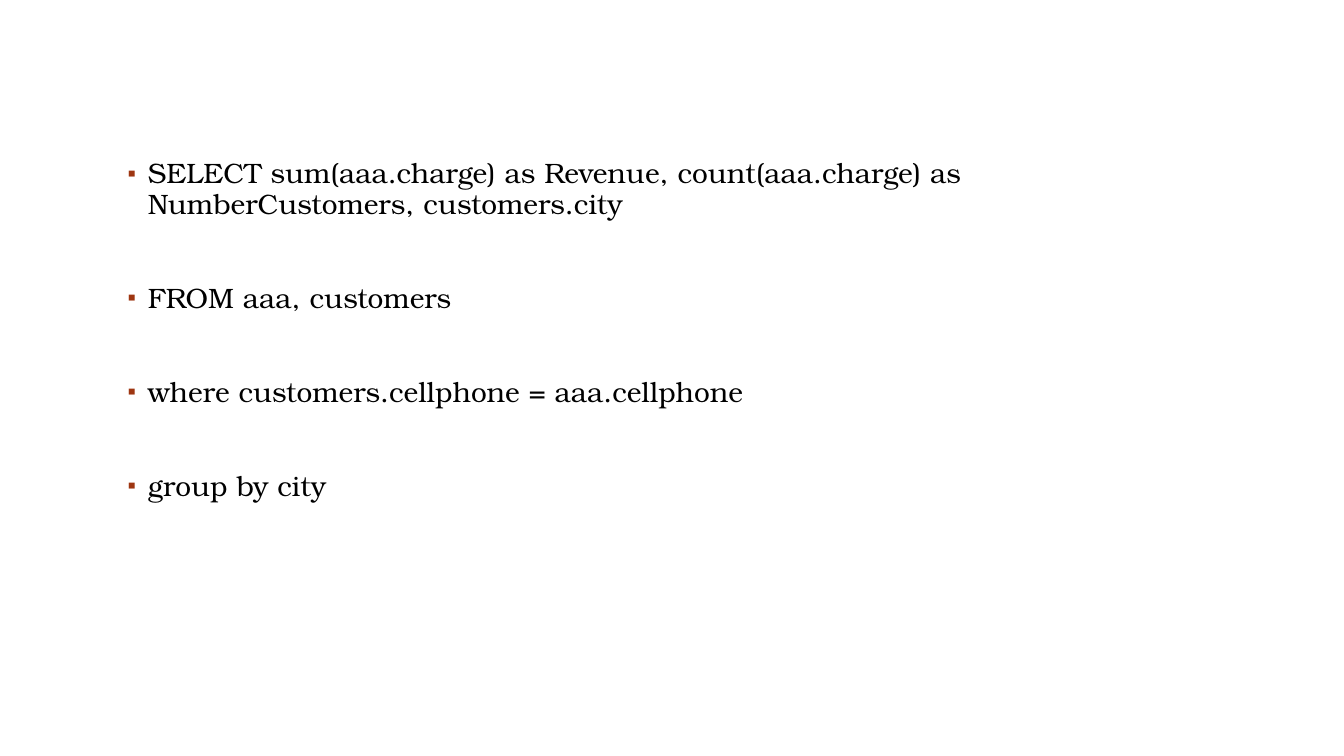
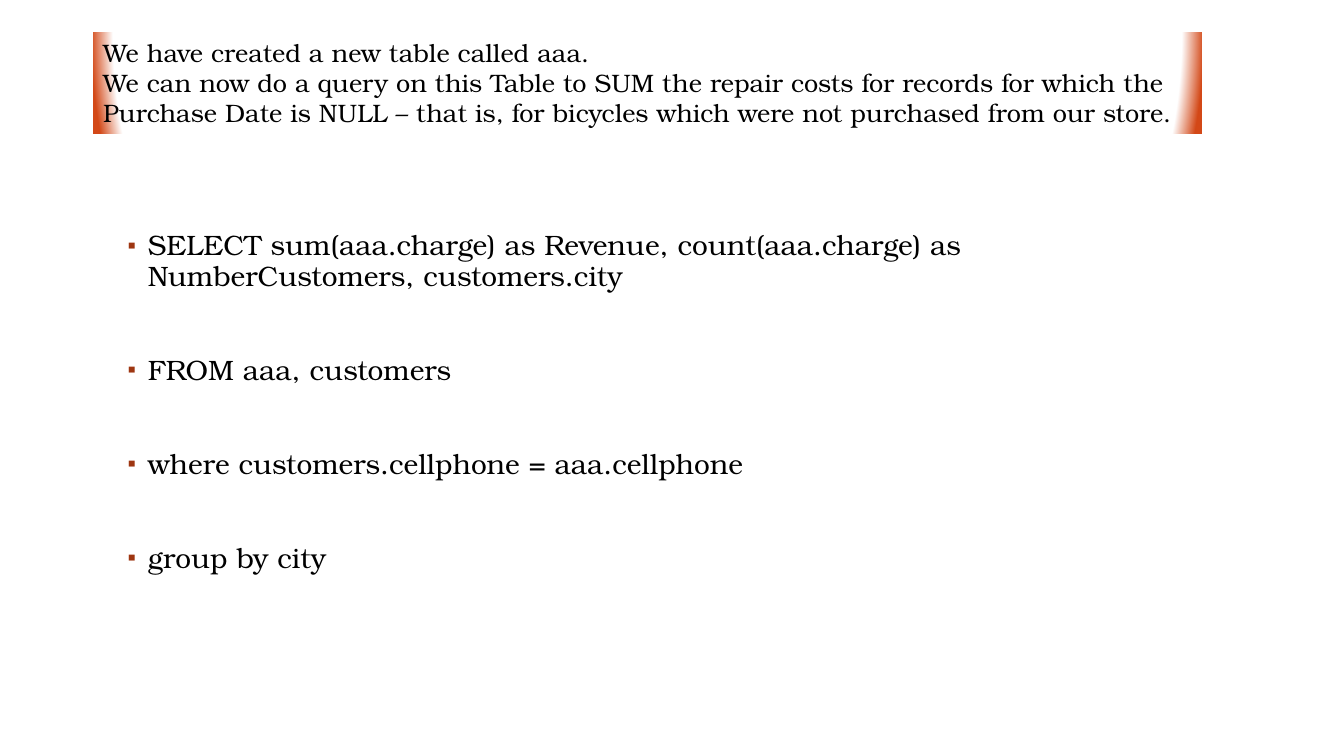
Before and after one commit to PeterSigurdson/MSAccessAssets, a slide deck: slide 29 of DATABASE PROJECT.pptx (slide 27 before the commit). Drawn at 1344x756 pixels with LibreOffice and Linux fonts; fonts in the diff are those of the drawing; background and template pictures are left out. Boxes give left, top, right and bottom in pixels: in the first picture for what was removed or moved away, otherwise in the second. Text is boxed around its words. In the diff, an @@ line names an element or a change of style, - is before the commit and + after.

```diff
--- a/DATABASE PROJECT.pptx
+++ b/DATABASE PROJECT.pptx
@@ text added at bbox=[103, 38, 1171, 129], 18 pt, text #000000 @@
+We have created a new table called aaa.
+We can now do a query on this Table to SUM the repair costs for records for which the Purchase Date is NULL – that is, for bicycles which were not purchased from our store.
@@ text "SELECT sum(aaa.charge) as Revenue, count(aaa.charge) ...": place and size @@
-text "SELECT sum(aaa.charge) as Revenue, count(aaa.charge) ..." at bbox=[148, 163, 961, 502]
+text "SELECT sum(aaa.charge) as Revenue, count(aaa.charge) ..." at bbox=[148, 235, 961, 574]
```
Also in this commit, not shown: 1 other slide changed, 4 slides added, 1 other file.
